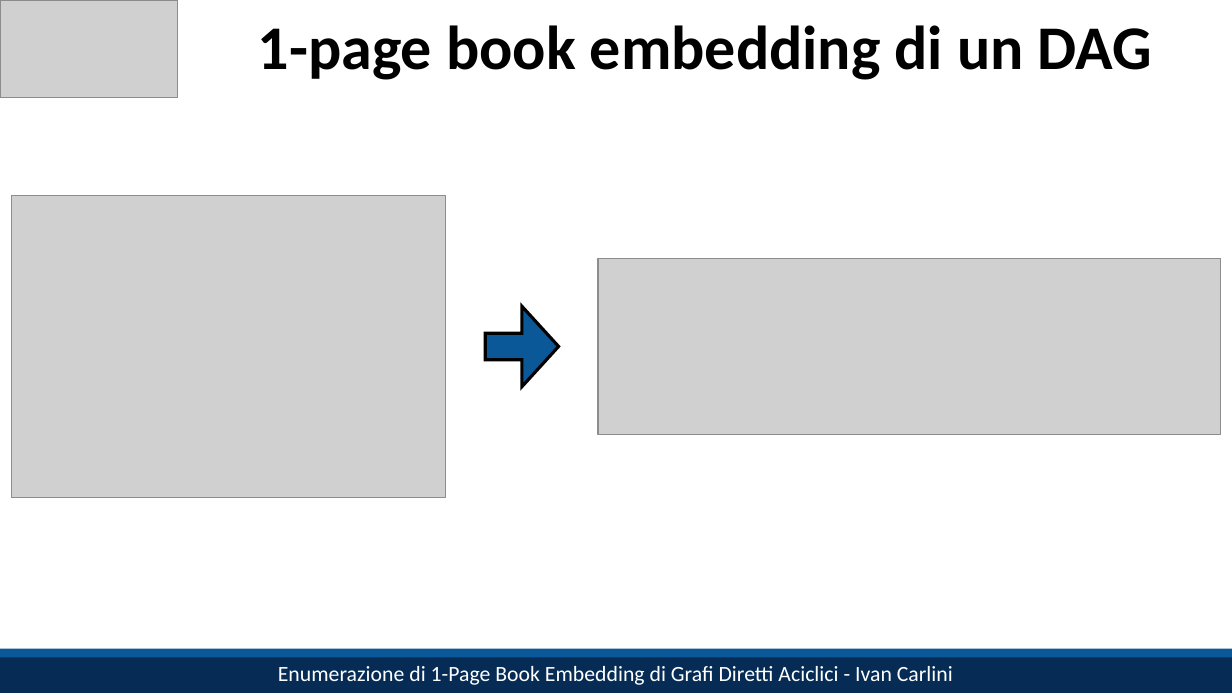
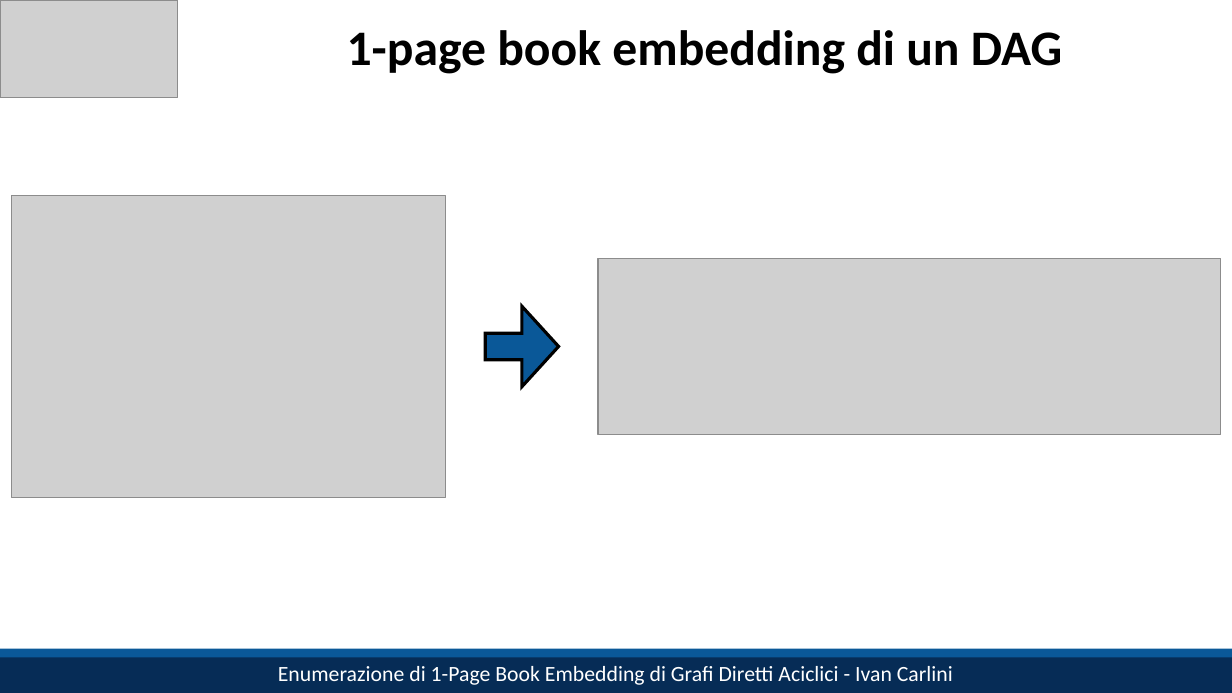
Before and after one commit to IC-99/book-embeddings, a slide deck: slide 5 of slides.pptx. Drawn at 1232x693 pixels with LibreOffice and Linux fonts; fonts in the diff are those of the drawing; grey boxes stand for pictures. Boxes give left, top, right and bottom in pixels: in the first picture for what was removed or moved away, otherwise in the second. Text is boxed around its words. In the diff, an @@ line names an element or a change of style, - is before the commit and + after.

```diff
--- a/slides.pptx
+++ b/slides.pptx
@@ title "1-page book embedding di un ..." at (x1=347, y1=30, x2=1062, y2=74): size 40 to 32 pt @@
```
Also in this commit, not shown: 3 other slides changed, 7 slides added, 3 other files.
